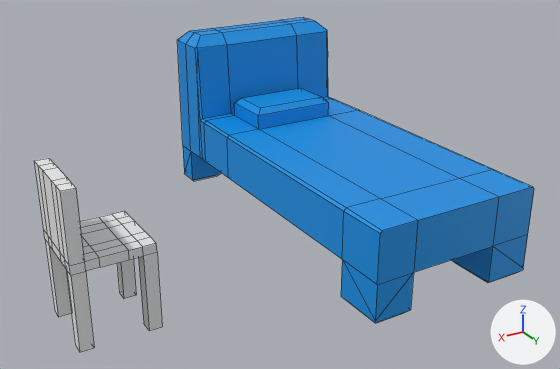
Before and after pictures for a commit that changed the Blender file BlenderProject/allModels.blend.
One viewpoint serves both versions: a 50 mm lens placed at (5.02, 7.19, 4.2), pointed at (0.78, 0.13, 0.67). Every picture has the same lights, and +X, +Y and +Z are marked at lower right. Mesh edges are drawn as thin lines. The same objects are shown in both versions, whatever each file hides.

In view in the first picture: 'Bed', 'Chair'.
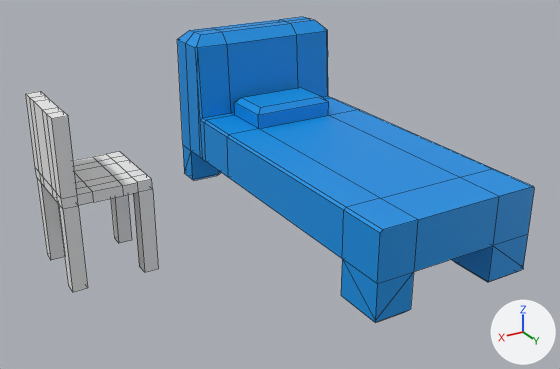
Patch to the scene script:
```diff
--- a/BlenderProject/allModels.blend.py
+++ b/BlenderProject/allModels.blend.py
@@ ob_bed @@
 ob_bed = bpy.data.objects.new('Bed', me_立方体)
-ob_bed.location = (0.0, -0.614, 0.793)
+ob_bed.location = (0.0, -0.614, 0.8)
@@ ob_chair @@
 ob_chair = bpy.data.objects.new('Chair', me_立方体_001)
-ob_chair.location = (2.699, -0.89, 0.0)
+ob_chair.location = (2.699, -0.89, 0.8)
 ob_chair.scale = (0.509, 0.509, 0.509)
```

Where the change shows, as pixel boxes [x1, y1, x2, y2] in the pictures (560 x 369 px):
'Bed', moved: before [177, 17, 534, 323]; after [177, 17, 535, 323]
'Chair', moved: before [35, 158, 162, 352]; after [26, 91, 158, 292]
